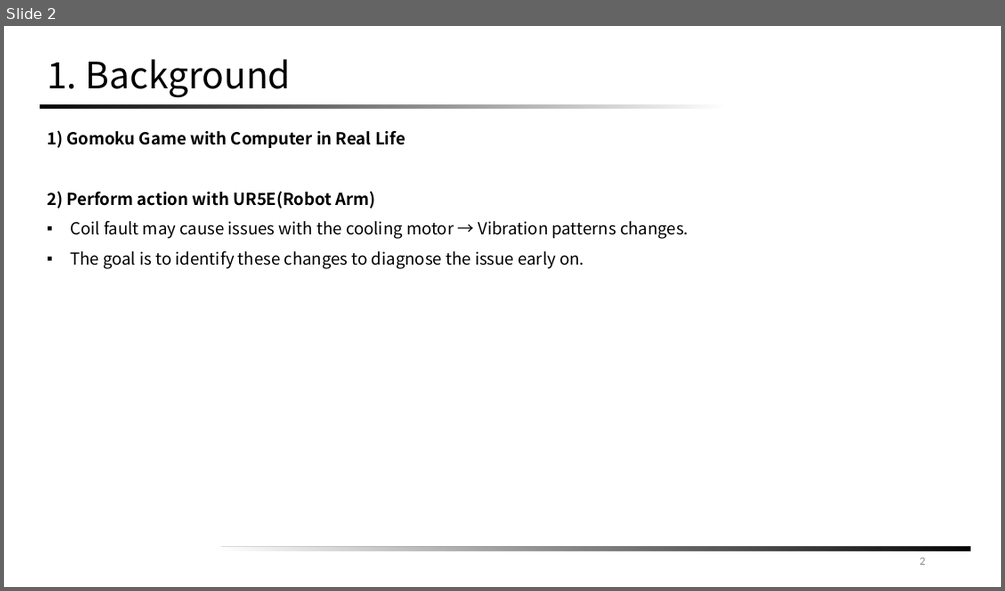
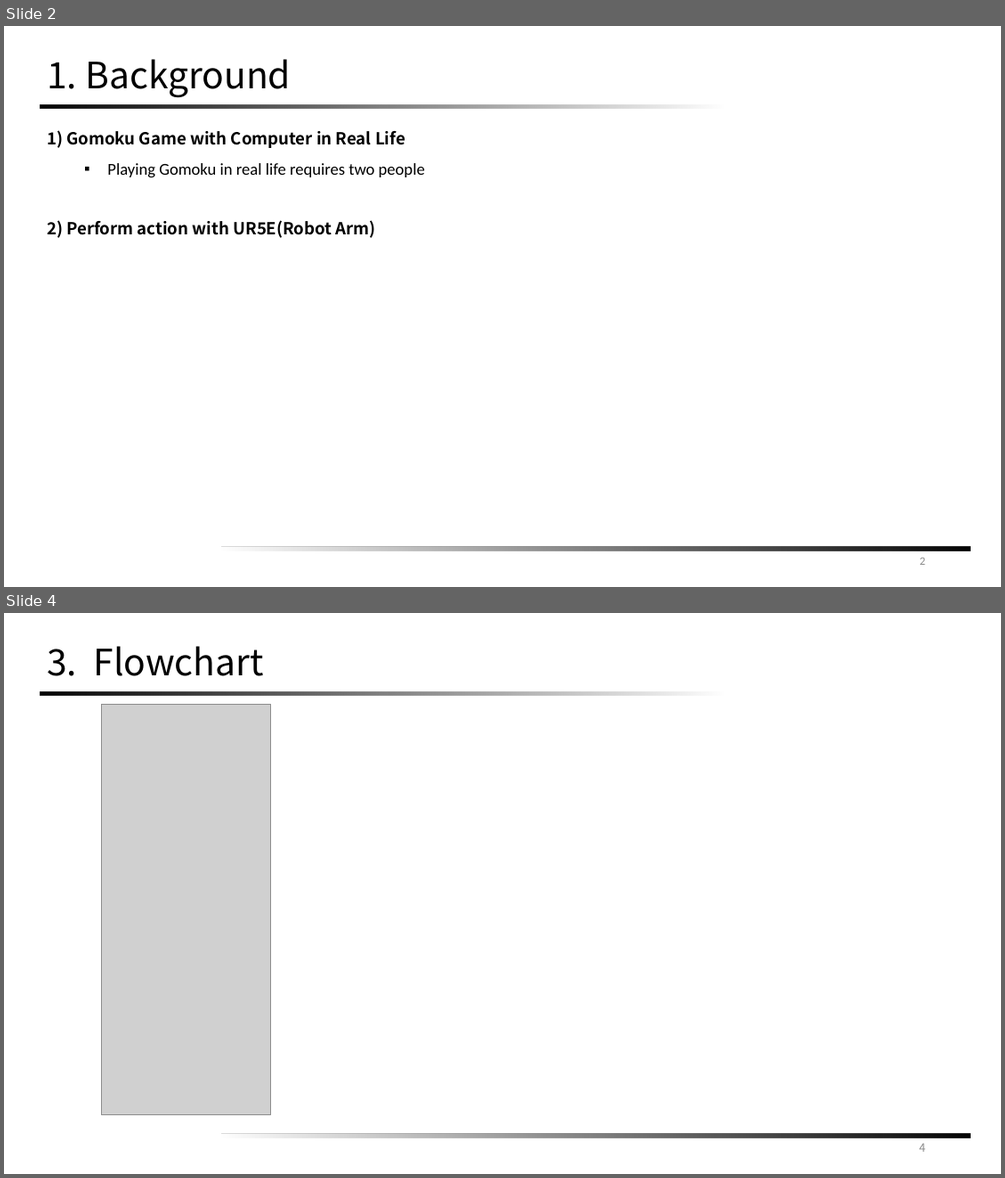
Before and after one commit to Kwak-Jin/IAIA, a slide deck: Project/Robot Automation/[IAIA]Collaborative Robot Project Proposal(241108).pptx. Shown one above the other, each under a label of ours: slide 2 before the commit, slides 2 and 4 after it; the slides between them are not shown. The pictures are 1005x591 and 1005x1178 pixels, drawn with LibreOffice and Linux fonts; fonts in the diff are those of the drawing; grey boxes stand for pictures. Boxes give left, top, right and bottom in pixels: in the first picture for what was removed or moved away, otherwise in the second. Text is boxed around its words. In the diff, an @@ line names an element or a change of style, - is before the commit and + after.

```diff
--- a/Project/Robot Automation/[IAIA]Collaborative Robot Project Proposal(241108).pptx
+++ b/Project/Robot Automation/[IAIA]Collaborative Robot Project Proposal(241108).pptx
@@ slide 4 added at (4, 613, 1001, 1174), background #FFFFFF; not listed: 2 template elements that a slide beside it also shows @@
@@ title added at (47, 646, 264, 676), 35 pt, text #000000 @@
+3. Flowchart
@@ picture added at (101, 705, 271, 1115) @@
@@ page number added at (919, 1143, 925, 1151), 11 pt, text #8C8C8C @@
+4
@@ slide 2 changed as well @@
@@ text at (107, 163, 425, 178): paragraph added @@
+  ▪ Playing Gomoku in real life requires two people
@@ text at (70, 221, 688, 269): paragraphs removed @@
-▪ Coil fault may cause issues with the cooling motor → Vibration patterns changes.
-▪ The goal is to identify these changes to diagnose the issue early on.
```
Also in this commit, not shown: 2 other slides changed, 2 other slides added, 6 slides removed, 10 other files.
